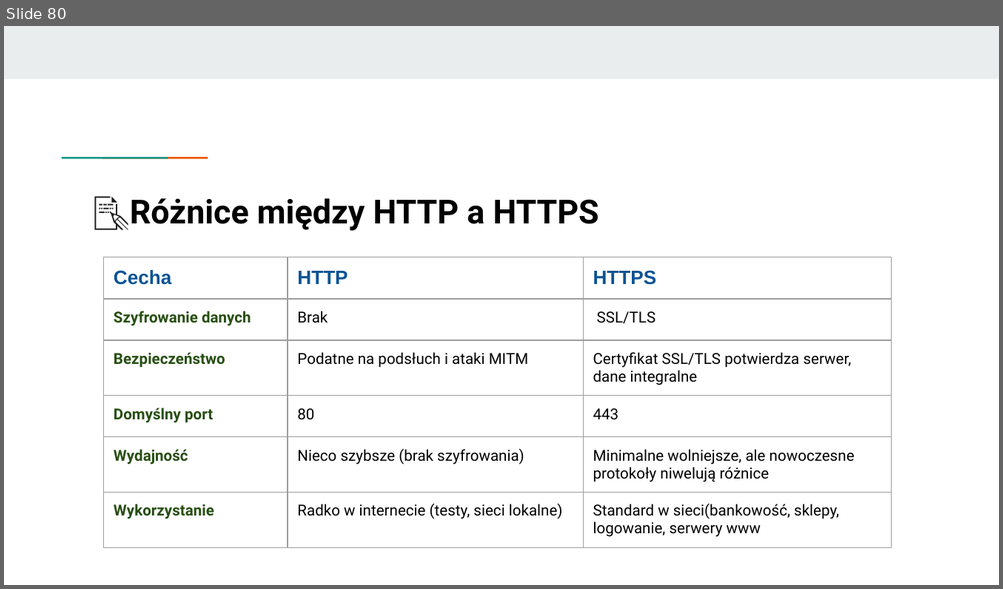
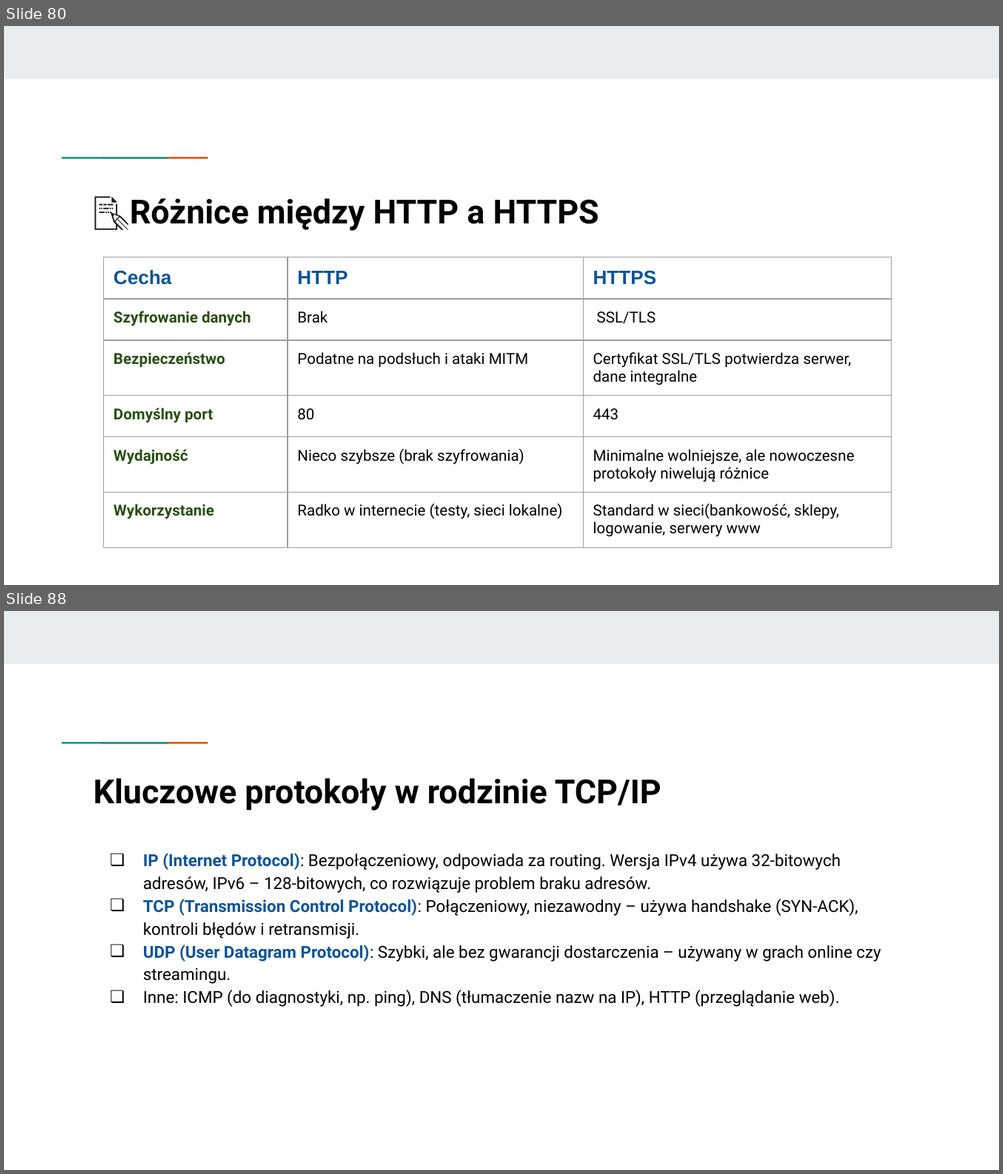
Before and after one commit to KasiaKasia/PRZEDMIOTY, a slide deck: ZASTOSOWANIE_INFORMATYKI/1A-gr_2/Zastosowanie informatyki - 1A gr. 2.pptx. Shown one above the other, each under a label of ours: slide 80 before the commit, slides 80 and 88 after it; the slides between them are not shown. The pictures are 1003x589 and 1003x1174 pixels, drawn with LibreOffice and Linux fonts; fonts in the diff are those of the drawing. Boxes give left, top, right and bottom in pixels: in the first picture for what was removed or moved away, otherwise in the second. Text is boxed around its words. In the diff, an @@ line names an element or a change of style, - is before the commit and + after.

```diff
--- a/ZASTOSOWANIE_INFORMATYKI/1A-gr_2/Zastosowanie informatyki - 1A gr. 2.pptx
+++ b/ZASTOSOWANIE_INFORMATYKI/1A-gr_2/Zastosowanie informatyki - 1A gr. 2.pptx
@@ slide 88 added at bbox=[4, 611, 999, 1170], background #FFFFFF; not listed: 3 template elements that a slide beside it also shows @@
@@ title added at bbox=[94, 778, 661, 811], 24 pt, text #000000, bold @@
+Kluczowe protokoły w rodzinie TCP/IP
@@ text added at bbox=[143, 853, 880, 1007], 12 pt, text #000000 @@
+❏ IP (Internet Protocol): Bezpołączeniowy, odpowiada za routing. Wersja IPv4 używa 32-bitowych adresów, IPv6 – 128-bitowych, co rozwiązuje problem braku adresów.
+❏ TCP (Transmission Control Protocol): Połączeniowy, niezawodny – używa handshake (SYN-ACK), kontroli błędów i retransmisji.
+❏ UDP (User Datagram Protocol): Szybki, ale bez gwarancji dostarczenia – używany w grach online czy streamingu.
+❏ Inne: ICMP (do diagnostyki, np. ping), DNS (tłumaczenie nazw na IP), HTTP (przeglądanie web).
```
Also in this commit, not shown: 9 other slides added, 1 slide removed, 1 other file.
